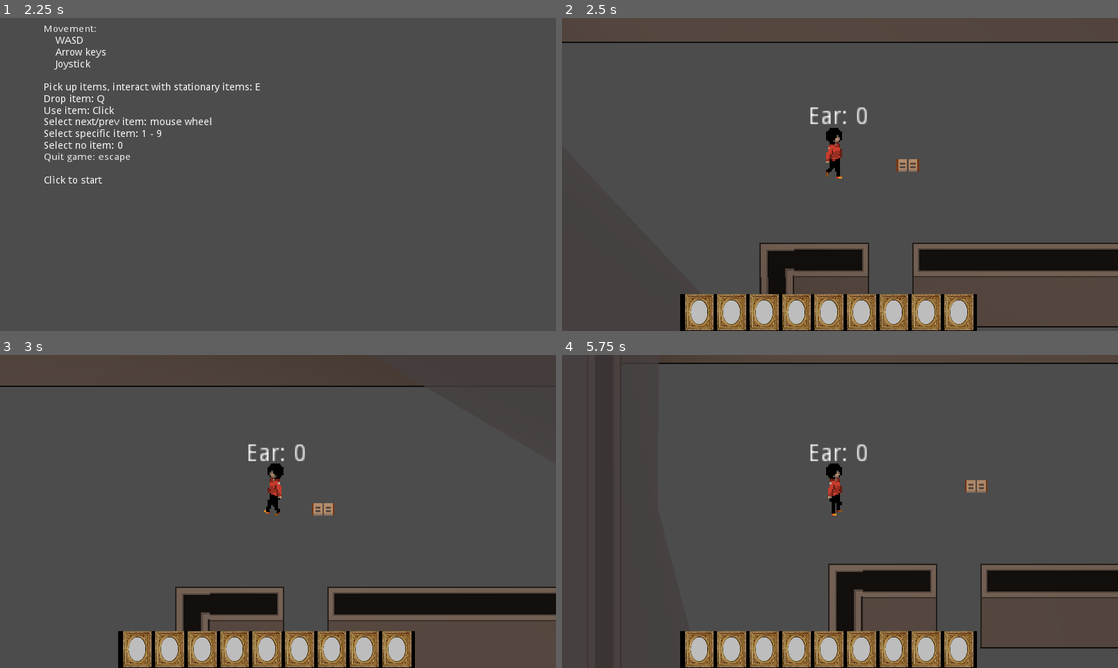
Above: before the commit, frames 1-4 (two rows, left to right).
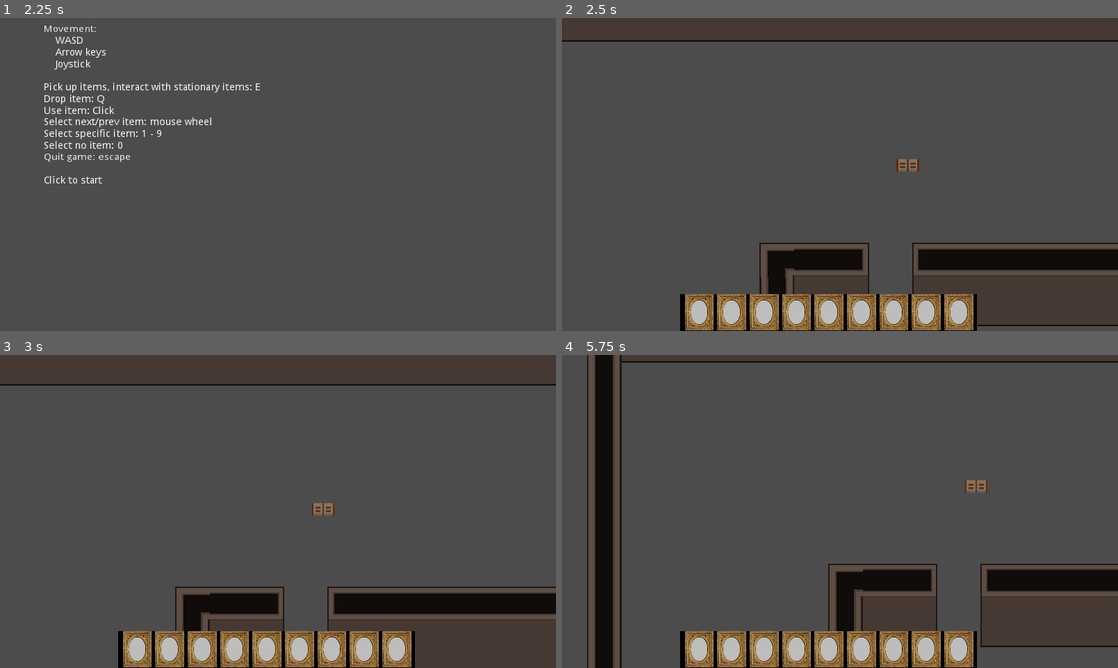
Above: after the commit, the same moments.

Repository: feyrkh/spook-encounters
Game: Godot game, scene res://scene/splashscreen/SplashScreen.tscn
Two runs of this game, one before a commit and one after it. Both use one fixed random seed, a clock stepped at 60 frames per second and the inputs below.
Inputs (mouse positions are in pixels of both pictures, inside the frame that each line leads up to):
- Up to frame 1 (2.25 s): move the mouse to (400, 158) at 0.52 s; hold D (p1_move_right) 0.53-1.28 s; click (400, 158) at 0.6 s; tap Enter at 1.25 s; move the mouse to (166, 190) at 1.27 s; hold S (p1_move_down) 1.28-2.03 s; tap Tab (cycle_selected_item) at 1.35 s; click (166, 190) at 1.55 s; move the mouse to (333, 105) at 2.02 s; hold D (p1_move_right) from 2.03 s (still down); tap X (drop_held_item) at 2.1 s
- Up to frame 2 (2.5 s): keep holding D (p1_move_right); click (895, 105) at 2.3 s
- Up to frame 3 (3 s): move the mouse to (250, 574) at 2.77 s; release D (p1_move_right) at 2.78 s; hold W (p1_move_up) from 2.78 s (still down); tap 0 (inv_select_0) at 2.85 s
- Up to frame 4 (5.75 s): click (812, 574) at 3.05 s; move the mouse to (1006, 558) at 3.52 s; release W (p1_move_up) at 3.53 s; hold A (p1_move_left) 3.53-5.03 s; tap 1 (inv_select_1) at 3.6 s; click (1006, 558) at 3.8 s; move the mouse to (673, 464) at 4.27 s; tap 2 (inv_select_2) at 4.35 s; click (673, 464) at 4.55 s; move the mouse to (867, 511) at 5.02 s; hold S (p1_move_down) from 5.03 s (still down); tap 3 (inv_select_3) at 5.1 s; click (867, 511) at 5.3 s

Frame 1 is identical in both runs. In frame 2, 2.0% of the frame differs, in the area x 0-100%, y 7-99%; in frame 3, 1.7%; in frame 4, 5.7%, in the area x 4-100%, y 0-100%.

Commit message:
Minor tweaks

Diff:
--- a/assets/wall segments/9patch-wall.tscn
+++ b/assets/wall segments/9patch-wall.tscn
@@ -11,8 +11,8 @@
 polygon = PoolVector2Array( 40, 0, 0, 0, 0, 19, 40, 19 )
 
 [node name="wall" type="NinePatchRect"]
-margin_right = 40.0
-margin_bottom = 40.0
+margin_right = 19.0
+margin_bottom = 48.0
 texture = ExtResource( 1 )
 patch_margin_left = 5
 patch_margin_top = 5
@@ -20,7 +20,9 @@
 patch_margin_bottom = 43
 script = ExtResource( 2 )
 __meta__ = {
-"_edit_use_anchors_": false
+"_edit_horizontal_guides_": [ 4.0, 15.0 ],
+"_edit_use_anchors_": false,
+"_edit_vertical_guides_": [ 4.0, 15.0 ]
 }
 
 [node name="StaticBody2D" type="StaticBody2D" parent="."]
--- a/levels/Tutorial.tscn
+++ b/levels/Tutorial.tscn
@@ -17,29 +17,29 @@
 margin_left = 693.0
 margin_top = 400.0
 margin_right = 852.0
-margin_bottom = 449.0
+margin_bottom = 448.0
 
 [node name="Wall3" parent="Level/Walls" instance=ExtResource( 7 )]
 margin_left = 467.0
 margin_top = 236.0
 margin_right = 851.0
-margin_bottom = 285.0
+margin_bottom = 284.0
 
 [node name="Wall2" parent="Level/Walls" instance=ExtResource( 7 )]
 margin_left = 605.0
 margin_top = 400.0
 margin_right = 668.0
-margin_bottom = 449.0
+margin_bottom = 448.0
 
 [node name="Wall4" parent="Level/Walls" instance=ExtResource( 7 )]
 margin_left = 466.0
-margin_top = 508.0
+margin_top = 509.0
 margin_right = 744.0
 margin_bottom = 557.0
 
 [node name="Wall5" parent="Level/Walls" instance=ExtResource( 7 )]
 margin_left = 770.0
-margin_top = 508.0
+margin_top = 509.0
 margin_right = 852.0
 margin_bottom = 557.0
 
@@ -53,13 +53,13 @@
 margin_left = 466.0
 margin_top = 237.0
 margin_right = 486.0
-margin_bottom = 557.0
+margin_bottom = 553.0
 
 [node name="Wall9" parent="Level/Walls" instance=ExtResource( 7 )]
 margin_left = 832.0
 margin_top = 242.0
 margin_right = 852.0
-margin_bottom = 445.0
+margin_bottom = 471.0
 
 [node name="Wall7" parent="Level/Walls" instance=ExtResource( 7 )]
 margin_left = 832.0
@@ -70,22 +70,22 @@
 [node name="Corners" type="Node" parent="Level"]
 
 [node name="wall_piece-corner_T" parent="Level/Corners" instance=ExtResource( 2 )]
-position = Vector2( 530, 555 )
+position = Vector2( 530, 556 )
 rotation = 3.14159
 
 [node name="wall_piece-corner_T2" parent="Level/Corners" instance=ExtResource( 2 )]
-position = Vector2( 757, 447 )
+position = Vector2( 757, 446 )
 rotation = 1.57079
 
 [node name="wall_piece-corner_top" parent="Level/Corners" instance=ExtResource( 3 )]
 position = Vector2( 530, 447 )
 
 [node name="wall_piece-corner_top4" parent="Level/Corners" instance=ExtResource( 3 )]
-position = Vector2( 391, 554 )
+position = Vector2( 391, 556 )
 rotation = -1.5708
 
 [node name="wall_piece-corner_top5" parent="Level/Corners" instance=ExtResource( 3 )]
-position = Vector2( 757, 555 )
+position = Vector2( 757, 556 )
 rotation = 3.14159
 
 [node name="wall_piece-corner_top2" parent="Level/Corners" instance=ExtResource( 3 )]
@@ -96,6 +96,7 @@
 rotation = 1.5708
 
 [node name="Props" type="YSort" parent="."]
+visible = false
 
 [node name="Player" parent="Props" instance=ExtResource( 1 )]
 position = Vector2( 560, 400 )
